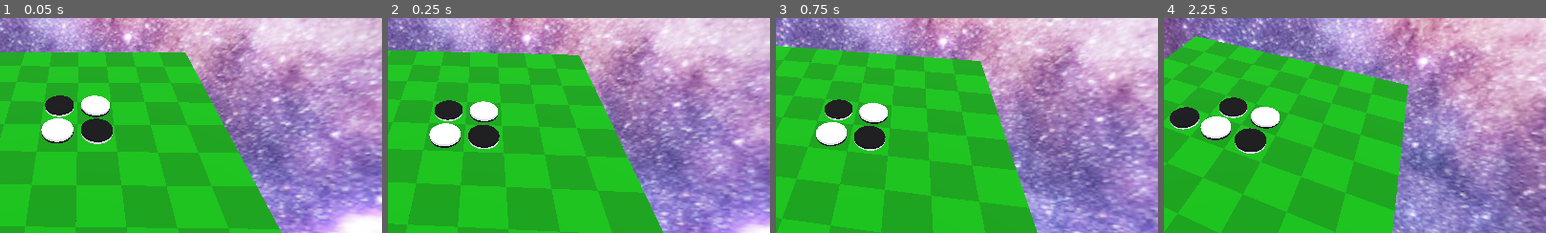
Above: before the commit, frames 1-4 (left to right).
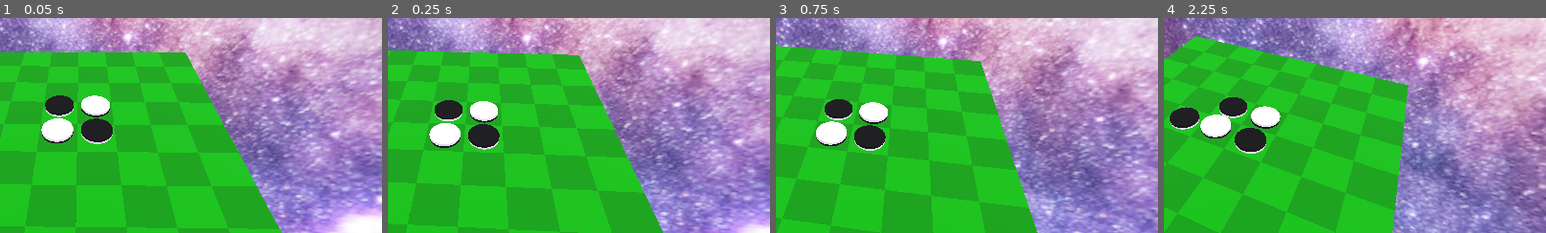
Above: after the commit, the same moments.

Repository: phrasmotica/othello
Game: Godot game, scene res://scenes/3d/main_menu_3d.tscn
Same seed, same stepped clock (60 frames per second), same inputs: the game is played once before the commit and once after it.
Inputs (mouse positions are % of the whole screen's width and height, from its top left):
- Up to frame 1 (0.05 s): no input
- Up to frame 2 (0.25 s): no input
- Up to frame 3 (0.75 s): move the mouse to (72, 45) at 0.52 s; hold C (peek_counter_box) from 0.53 s (still down); click (72, 45) at 0.67 s
- Up to frame 4 (2.25 s): release C (peek_counter_box) at 1.25 s; click "Start Game" at 1.25 s; drag from (30, 55) to (45, 70) at 2.02 s
The pictures show only the part of the screen within x 40-90%, y 22-72%; the shares and areas given below are measured in that part.

Frame 1 is identical in both runs. In frame 2, less than 0.1% of the frame differs, in the area x 12-30%, y 38-62%; in frame 3, 0.1%; in frame 4, 0.3%, in the area x 2-31%, y 36-64%.

Commit message:
Move project to Jolt physics library

Diff:
--- a/project.godot
+++ b/project.godot
@@ -69,3 +69,7 @@
 3d_physics/layer_1="counters"
 3d_physics/layer_2="board tiles"
 3d_physics/layer_3="counter box"
+
+[physics]
+
+3d/physics_engine="Jolt Physics"
--- a/scripts/3d/counter_spawner.gd
+++ b/scripts/3d/counter_spawner.gd
@@ -33,8 +33,14 @@
 		counter.position = position + _get_offset()
 		counter.rotation = _get_rotation_offset()
 
-		var rb := counter.get_child(0) as RigidBody3D
-		rb.apply_impulse(spawn_force * Vector3.DOWN)
+		# Jolt physics library requires a node to be added to the scene tree
+		# before an impulse can be applied to it successfully
+		SignalHelper.once(
+			counter.ready,
+			func() -> void:
+				var rb := counter.get_child(0) as RigidBody3D
+				rb.apply_impulse(spawn_force * Vector3.DOWN)
+		)
 
 		SignalHelper.once(
 			counter.landed_on_board,
